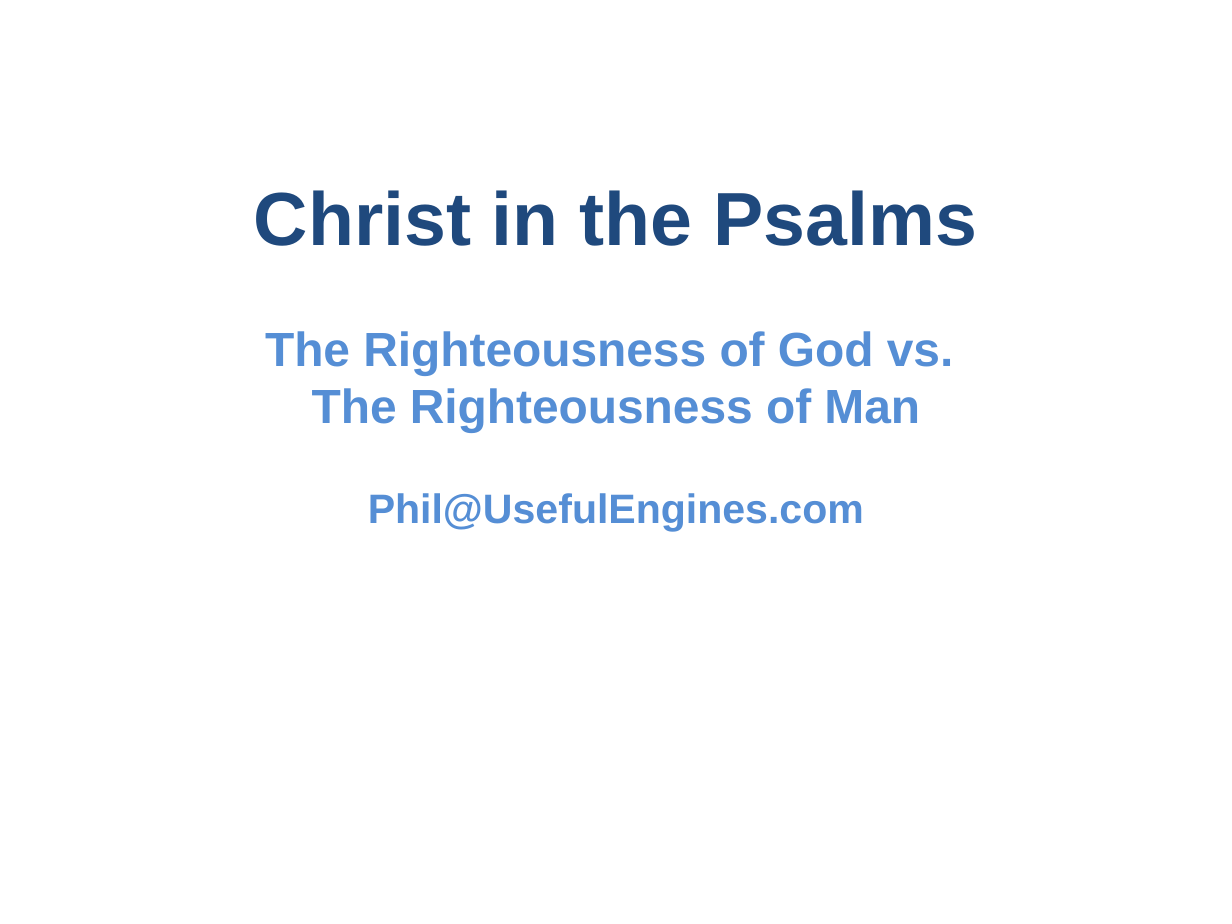
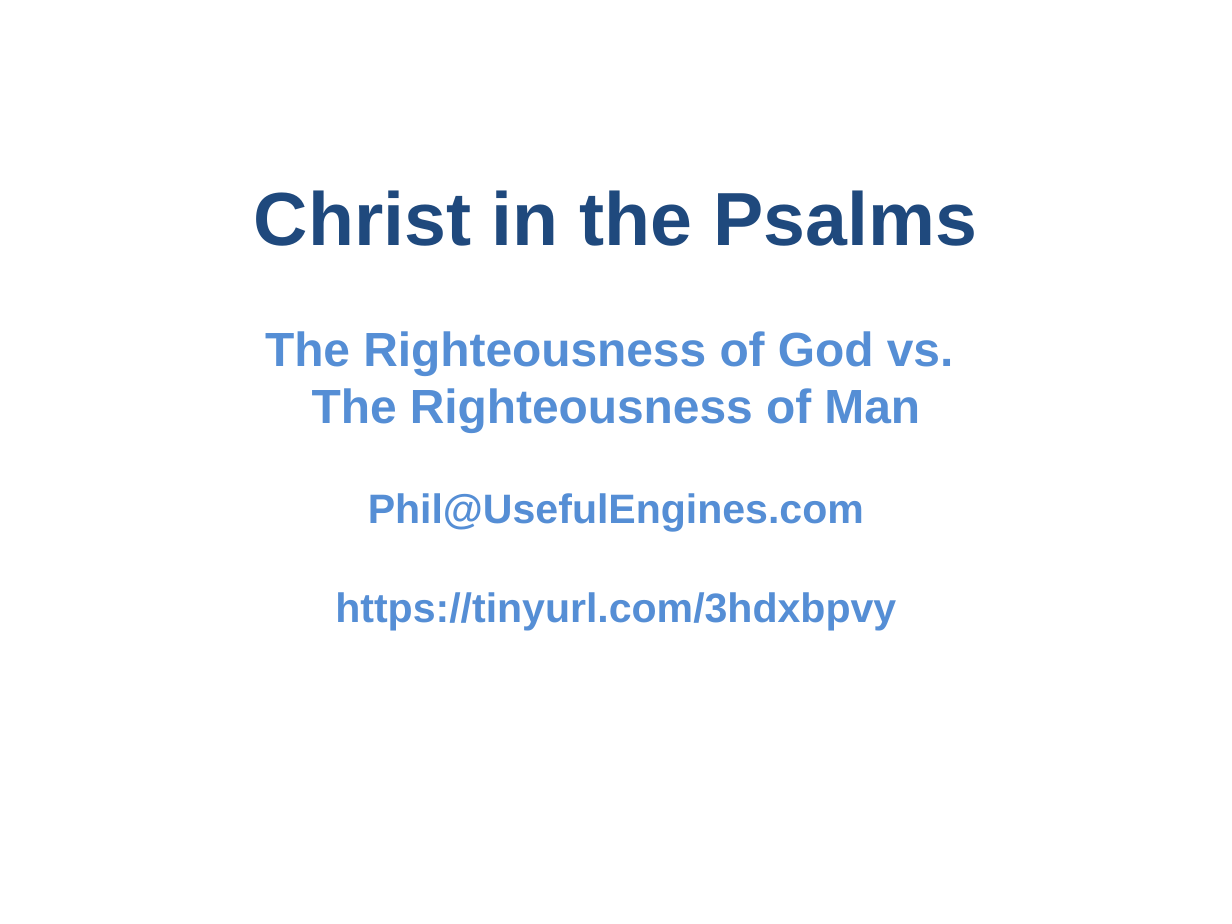
Before and after one commit to UsefulEngines/EvangelismPublic, a slide deck: slide 1 of 2024-Q4/2024-11-10/2024-11-10-Psalms.pptx. Drawn at 1232x924 pixels with LibreOffice and Linux fonts; fonts in the diff are those of the drawing. Boxes give left, top, right and bottom in pixels: in the first picture for what was removed or moved away, otherwise in the second. Text is boxed around its words. In the diff, an @@ line names an element or a change of style, - is before the commit and + after.

Commit message:
Publish
Publish

```diff
--- a/2024-Q4/2024-11-10/2024-11-10-Psalms.pptx
+++ b/2024-Q4/2024-11-10/2024-11-10-Psalms.pptx
@@ text at <box>335,592,896,630</box>: paragraph added @@
+https://tinyurl.com/3hdxbpvy
```
